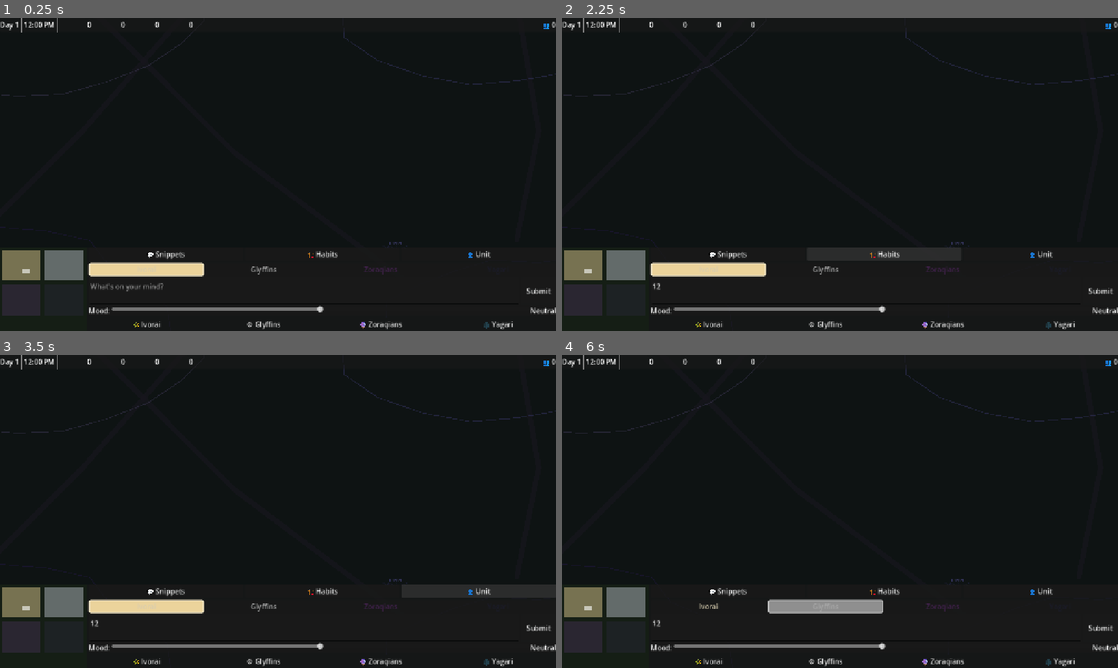
Above: before the commit, frames 1-4 (two rows, left to right).
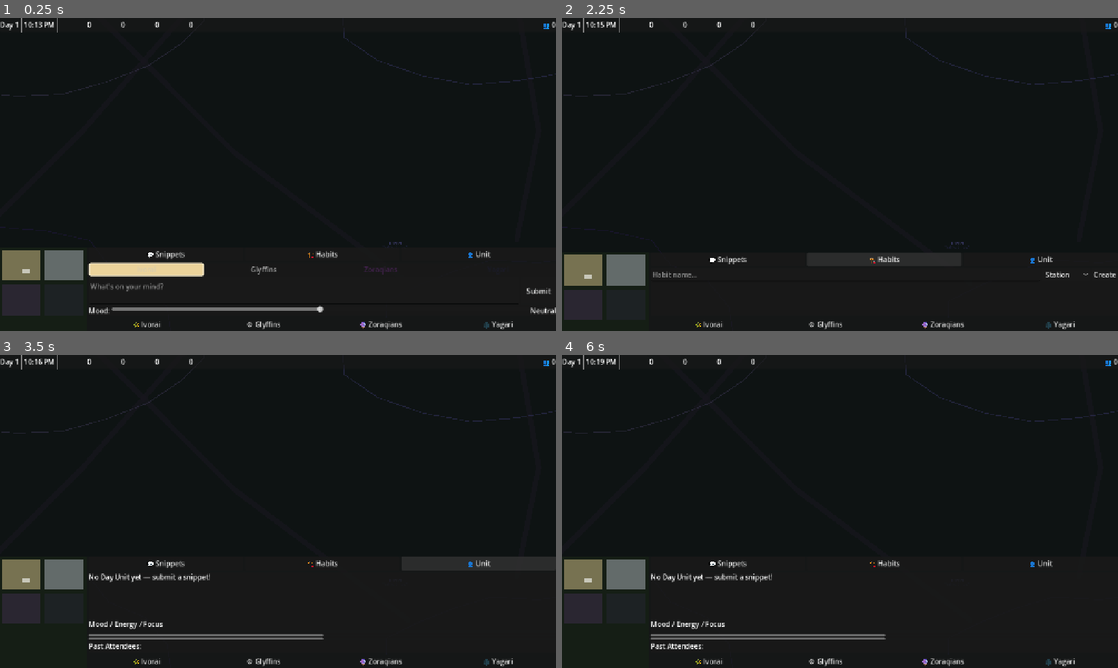
Above: after the commit, the same moments.

Repository: flintomm/mind-field-godot
Game: Godot game, scene res://scenes/main.tscn
Same seed, same stepped clock (60 frames per second), same inputs: the game is played once before the commit and once after it.
Inputs (mouse positions are in pixels of both pictures, inside the frame that each line leads up to):
- Up to frame 1 (0.25 s): no input
- Up to frame 2 (2.25 s): click (867, 290) at 0.52 s; type "12" at 0.6 s; click "💬 Snippets" at 1.25 s; click "🏗️ Habits" at 2 s
- Up to frame 3 (3.5 s): click "👤 Unit" at 2.75 s
- Up to frame 4 (6 s): click (706, 605) at 3.5 s, where only the run before the commit has a clickable "Ivorai"; click "🌾 Ivorai" at 4.25 s; click (823, 605) at 5 s, where only the run before the commit has a clickable "Glyffins"; click "⚙️ Glyffins" at 5.75 s

The runs differ from the first frame. In frame 1, less than 0.1% of the frame differs, in the area x 5-8%, y 1-4%; in frame 2, 3.2%; in frame 3, 7.6%, in the area x 0-100%, y 1-96%; in frame 4, 6.4%.
Error before the commit: Parse Error: Invalid warning name: "unsafe_call". (res://scripts/ui/ui_manager.gd:117)
Error after the commit: Invalid call. Nonexistent function 'has_bank' in base 'Node (bank_registry.gd)'. (res://scripts/ui/ui_manager.gd:127)

Commit message:
Fix attendee count type inference

Diff:
--- a/mind-field-godot/scripts/ui/ui_manager.gd
+++ b/mind-field-godot/scripts/ui/ui_manager.gd
@@ -114,8 +114,8 @@
 	if attendee_label:
 		var sim: Node = GameManager.simulation_manager
 		if sim and sim.has_method("get_attendees"):
-			@warning_ignore("unsafe_call")
-			var count: int = sim.get_attendees().size()
+			var attendees: Array = sim.get_attendees()
+			var count: int = attendees.size()
 			attendee_label.text = "👥 %d" % count
 
 func _update_bank_status() -> void:
